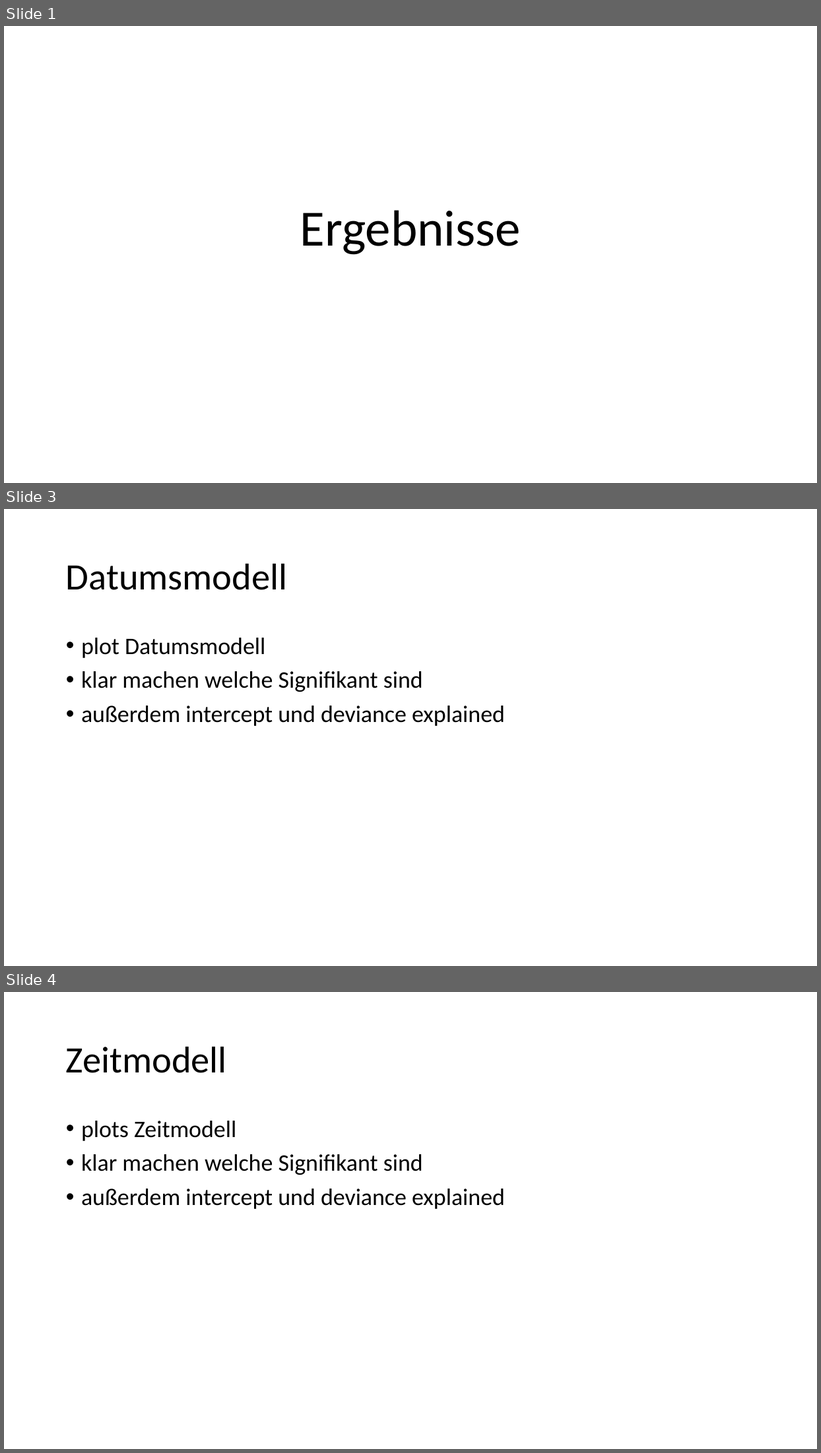
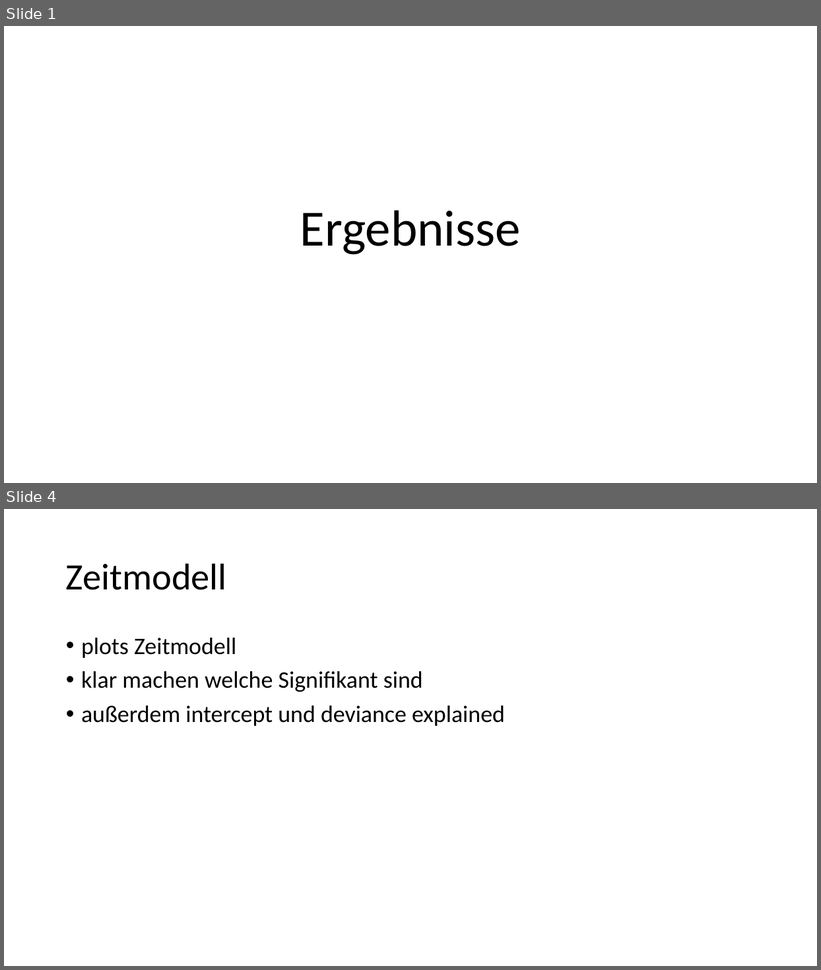
Before and after one commit to leavanh/LVS, a slide deck: Organisatorisches/Ergebnisse.pptx. Shown one above the other, each under a label of ours: slides 1, 3 and 4 before the commit, slides 1 and 4 after it; the slides between them are not shown. The pictures are 821x1453 and 821x970 pixels, drawn with LibreOffice and Linux fonts; fonts in the diff are those of the drawing. Boxes give left, top, right and bottom in pixels: in the first picture for what was removed or moved away, otherwise in the second. Text is boxed around its words. In the diff, an @@ line names an element or a change of style, - is before the commit and + after.

```diff
--- a/Organisatorisches/Ergebnisse.pptx
+++ b/Organisatorisches/Ergebnisse.pptx
@@ slide 3 removed at [4, 509, 817, 966], background #FFFFFF @@
@@ title removed at [66, 563, 287, 590] @@
-Datumsmodell
@@ text removed at [81, 638, 505, 726] @@
-• plot Datumsmodell
-• klar machen welche Signifikant sind
-• außerdem intercept und deviance explained
```
Also in this commit, not shown: 1 slide changed, 1 slide added, 6 other files.
